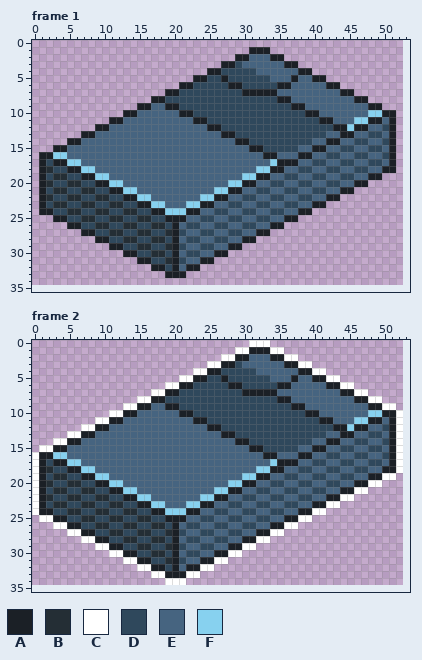
Edited in one commit: pixel-art file (Assets/Art/UI/Discard_Pile.aseprite). The picture above is the old version.
53x35 pixels, 2 frames. Shown: frame 1, frame 2. The old version is drawn lined up with the new one, on the new canvas.
Palette (. is transparent): A #1b2026  B #242e35  C #ffffff  D #2f485c  E #466480  F #87d1ef
Pixels before, frame 1, first column x 1:
 1 ..............................AAA..................
 2 ............................AAEEEAA................
 3 ..........................AADEEEEEEAA..............
 4 ........................AADDDDDEEEEEEAA............
 5 ......................AADDADDDDDDEEEAEEAA..........
 6 ....................AADDDDDAADDDDDAAEEEEEAA........
 7 ..................AADDDDDDDDDAAAAAEEEEEEEEEAA......
 8 ................AADDDDDDDDDDDDDDDDAAEEEEEEEEEAA....
 9 ..............AAEEAADDDDDDDDDDDDDDDDAAEEEEEEEEEAA..
10 ............AAEEEEEEAADDDDDDDDDDDDDDDDAAEEEEEEEFFAA
11 ..........AAEEEEEEEEEEAADDDDDDDDDDDDDDDDAAEEEFFAAEA
12 ........AAEEEEEEEEEEEEEEAADDDDDDDDDDDDDDDDAAFAAEEDA
13 ......AAEEEEEEEEEEEEEEEEEEAADDDDDDDDDDDDDEEAAEEDDEA
14 ....AAEEEEEEEEEEEEEEEEEEEEEEAADDDDDDDDDEEAAEEDDEEDA
15 ..AAEEEEEEEEEEEEEEEEEEEEEEEEEEAADDDDDEEAAEEDDEEDDEA
16 AAFFEEEEEEEEEEEEEEEEEEEEEEEEEEEEAAEEEAAEEDDEEDDEEDA
17 ADAAFFEEEEEEEEEEEEEEEEEEEEEEEEEEEFAAAEEDDEEDDEEDDEA
18 ABDDAAFFEEEEEEEEEEEEEEEEEEEEEEEFFAAEEDDEEDDEEDDEEAA
19 ADBBDDAAFFEEEEEEEEEEEEEEEEEEEFFAAEEDDEEDDEEDDEEAA..
20 ABDDBBDDAAFFEEEEEEEEEEEEEEEFFAAEEDDEEDDEEDDEEAA....
21 ADBBDDBBDDAAFFEEEEEEEEEEEFFAAEEDDEEDDEEDDEEAA......
22 ABDDBBDDBBDDAAFFEEEEEEEFFAAEEDDEEDDEEDDEEAA........
23 ADBBDDBBDDBBDDAAFFEEEFFAAEEDDEEDDEEDDEEAA..........
24 AADDBBDDBBDDBBDDAAFFFAAEEDDEEDDEEDDEEAA............
25 ..AADDBBDDBBDDBBDDAAAEEDDEEDDEEDDEEAA..............
26 ....AADDBBDDBBDDBBDAEDDEEDDEEDDEEAA................
27 ......AADDBBDDBBDDBADEEDDEEDDEEAA..................
28 ........AADDBBDDBBDAEDDEEDDEEAA....................
29 ..........AADDBBDDBADEEDDEEAA......................
30 ............AADDBBDAEDDEEAA........................
31 ..............AADDBADEEAA..........................
32 ................AADAEAA............................
33 ..................AAA..............................
Pixels before, frame 2, first column x 0:
 0 ...............................CCC...................
 1 .............................CCAAACC.................
 2 ...........................CCAAEEEAACC...............
 3 .........................CCAADEEEEEEAACC.............
 4 .......................CCAADDDDDEEEEEEAACC...........
 5 .....................CCAADDADDDDDDEEEAEEAACC.........
 6 ...................CCAADDDDDAADDDDDAAEEEEEAACC.......
 7 .................CCAADDDDDDDDDAAAAAEEEEEEEEEAACC.....
 8 ...............CCAADDDDDDDDDDDDDDDDAAEEEEEEEEEAACC...
 9 .............CCAAEEAADDDDDDDDDDDDDDDDAAEEEEEEEEEAACC.
10 ...........CCAAEEEEEEAADDDDDDDDDDDDDDDDAAEEEEEEEFFAAC
11 .........CCAAEEEEEEEEEEAADDDDDDDDDDDDDDDDAAEEEFFAAEAC
12 .......CCAAEEEEEEEEEEEEEEAADDDDDDDDDDDDDDDDAAFAAEEDAC
13 .....CCAAEEEEEEEEEEEEEEEEEEAADDDDDDDDDDDDDEEAAEEDDEAC
14 ...CCAAEEEEEEEEEEEEEEEEEEEEEEAADDDDDDDDDEEAAEEDDEEDAC
15 .CCAAEEEEEEEEEEEEEEEEEEEEEEEEEEAADDDDDEEAAEEDDEEDDEAC
16 CAAFFEEEEEEEEEEEEEEEEEEEEEEEEEEEEAAEEEAAEEDDEEDDEEDAC
17 CADAAFFEEEEEEEEEEEEEEEEEEEEEEEEEEEFAAAEEDDEEDDEEDDEAC
18 CABDDAAFFEEEEEEEEEEEEEEEEEEEEEEEFFAAEEDDEEDDEEDDEEAAC
19 CADBBDDAAFFEEEEEEEEEEEEEEEEEEEFFAAEEDDEEDDEEDDEEAACC.
20 CABDDBBDDAAFFEEEEEEEEEEEEEEEFFAAEEDDEEDDEEDDEEAACC...
21 CADBBDDBBDDAAFFEEEEEEEEEEEFFAAEEDDEEDDEEDDEEAACC.....
22 CABDDBBDDBBDDAAFFEEEEEEEFFAAEEDDEEDDEEDDEEAACC.......
23 CADBBDDBBDDBBDDAAFFEEEFFAAEEDDEEDDEEDDEEAACC.........
24 CAADDBBDDBBDDBBDDAAFFFAAEEDDEEDDEEDDEEAACC...........
25 .CCAADDBBDDBBDDBBDDAAAEEDDEEDDEEDDEEAACC.............
26 ...CCAADDBBDDBBDDBBDAEDDEEDDEEDDEEAACC...............
27 .....CCAADDBBDDBBDDBADEEDDEEDDEEAACC.................
28 .......CCAADDBBDDBBDAEDDEEDDEEAACC...................
29 .........CCAADDBBDDBADEEDDEEAACC.....................
30 ...........CCAADDBBDAEDDEEAACC.......................
31 .............CCAADDBADEEAACC.........................
32 ...............CCAADAEAACC...........................
33 .................CCAAACC.............................
34 ...................CCC...............................
After:
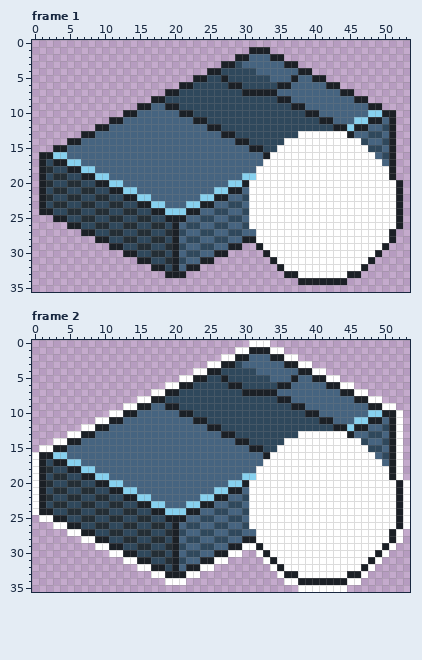
Changes in this commit:
canvas 53x35 -> 54x36
Changed rows in their new state; - is an unchanged pixel.
Frame 1:
first column x 31:
13 -------CCCCCCC--------
14 -----CCCCCCCCCCC------
15 ----CCCCCCCCCCCCC-----
16 ---CCCCCCCCCCCCCCC----
17 --CCCCCCCCCCCCCCCCC---
18 -CCCCCCCCCCCCCCCCCCC--
19 -CCCCCCCCCCCCCCCCCCCA-
20 CCCCCCCCCCCCCCCCCCCCCA
21 CCCCCCCCCCCCCCCCCCCCCA
22 CCCCCCCCCCCCCCCCCCCCCA
23 CCCCCCCCCCCCCCCCCCCCCA
24 CCCCCCCCCCCCCCCCCCCCCA
25 CCCCCCCCCCCCCCCCCCCCCA
26 CCCCCCCCCCCCCCCCCCCCCA
27 -CCCCCCCCCCCCCCCCCCCA-
28 -CCCCCCCCCCCCCCCCCCCA-
29 -ACCCCCCCCCCCCCCCCCA--
30 --ACCCCCCCCCCCCCCCA---
31 ---ACCCCCCCCCCCCCA----
32 ----ACCCCCCCCCCCA-----
33 -----AACCCCCCCAA------
34 -------AAAAAAA--------
Frame 2:
first column x 31:
13 -------CCCCCCC---------
14 -----CCCCCCCCCCC-------
15 ----CCCCCCCCCCCCC------
16 ---CCCCCCCCCCCCCCC-----
17 --CCCCCCCCCCCCCCCCC----
18 -CCCCCCCCCCCCCCCCCCC---
19 -CCCCCCCCCCCCCCCCCC-AC-
20 CCCCCCCCCCCCCCCCC--CCAC
21 CCCCCCCCCCCCCCC--CCCCAC
22 CCCCCCCCCCCCC--CCCCCCAC
23 CCCCCCCCCCC--CCCCCCCCAC
24 CCCCCCCCC--CCCCCCCCCCAC
25 CCCCCCC--CCCCCCCCCCCCAC
26 CCCCC--CCCCCCCCCCCCCCAC
27 -CC--CCCCCCCCCCCCCCCAC-
28 ---CCCCCCCCCCCCCCCCCAC-
29 -ACCCCCCCCCCCCCCCCCAC--
30 -CACCCCCCCCCCCCCCCAC---
31 --CACCCCCCCCCCCCCAC----
32 ---CACCCCCCCCCCCAC-----
33 ----CAACCCCCCCAAC------
34 -----CCAAAAAAACC-------
35 -------CCCCCCC---------
